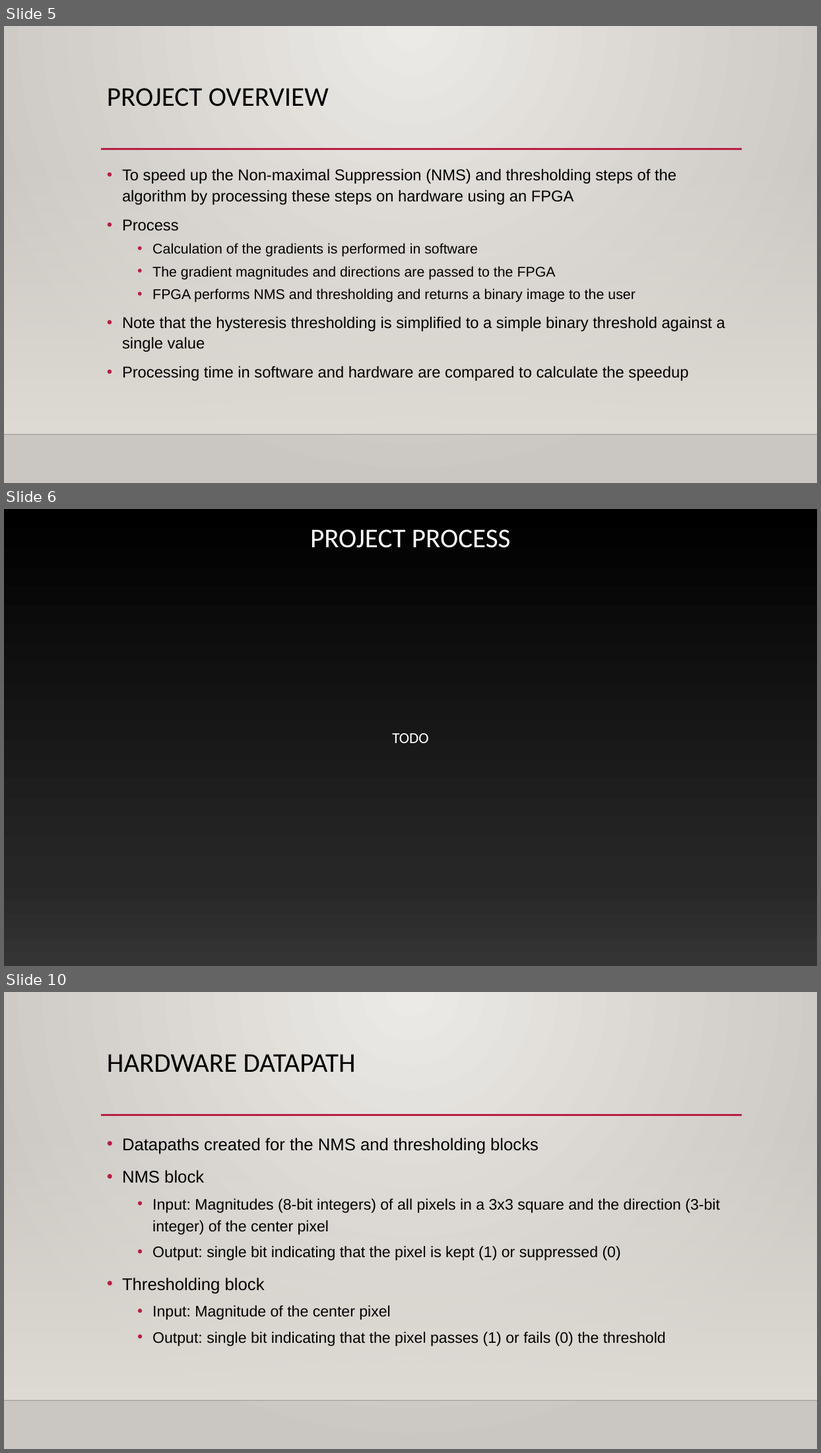
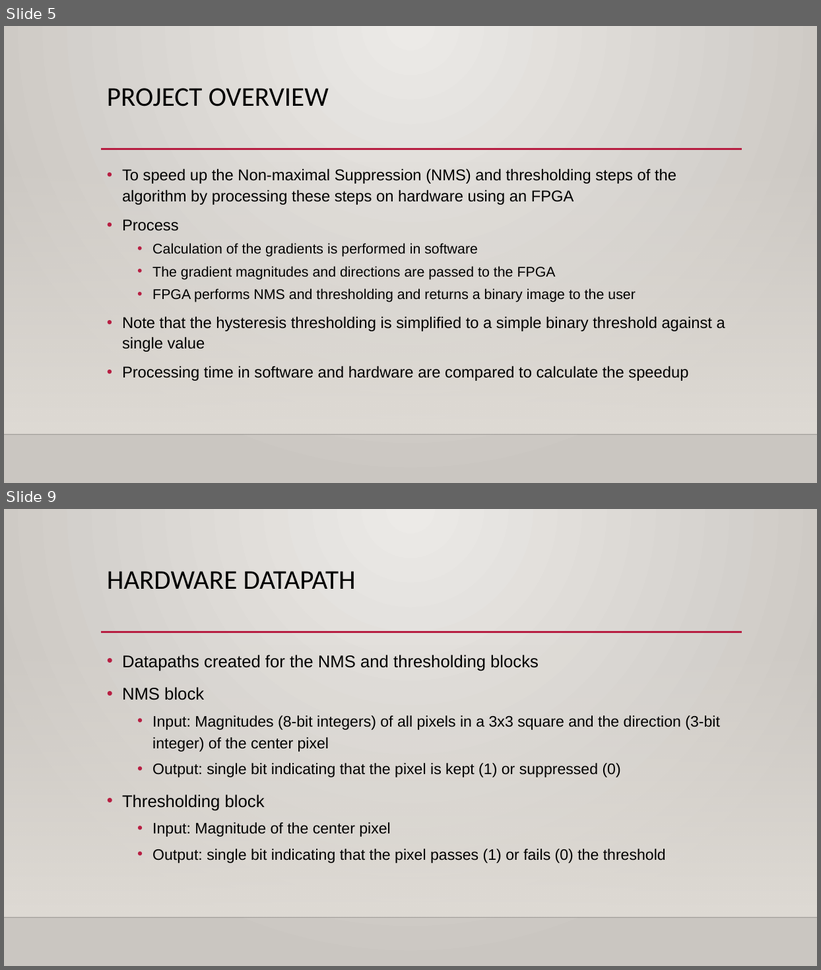
Before and after one commit to Maximus32/Reconfig-Canny, a slide deck: Deliverables/Canny edge detection – fpga speedup.pptx. Shown one above the other, each under a label of ours: slides 5, 6 and 10 before the commit, slides 5 and 9 after it; the slides between them are not shown. The pictures are 821x1453 and 821x970 pixels, drawn with LibreOffice and Linux fonts; fonts in the diff are those of the drawing; background and template pictures are left out. Boxes give left, top, right and bottom in pixels: in the first picture for what was removed or moved away, otherwise in the second. Text is boxed around its words. In the diff, an @@ line names an element or a change of style, - is before the commit and + after.

```diff
--- a/Deliverables/Canny edge detection – fpga speedup.pptx
+++ b/Deliverables/Canny edge detection – fpga speedup.pptx
@@ slide 6 removed at (x1=4, y1=509, x2=817, y2=966), background gradient #000000 to #262626 to #343434 @@
@@ title removed at (x1=310, y1=529, x2=511, y2=548) @@
-PROJECT PROCESS
@@ text removed at (x1=392, y1=733, x2=428, y2=743) @@
-TODO
@@ what was slide 10 is now slide 9 @@
```
Also in this commit, not shown: 4 slides changed, 1 slide added, 2 other slides removed.
